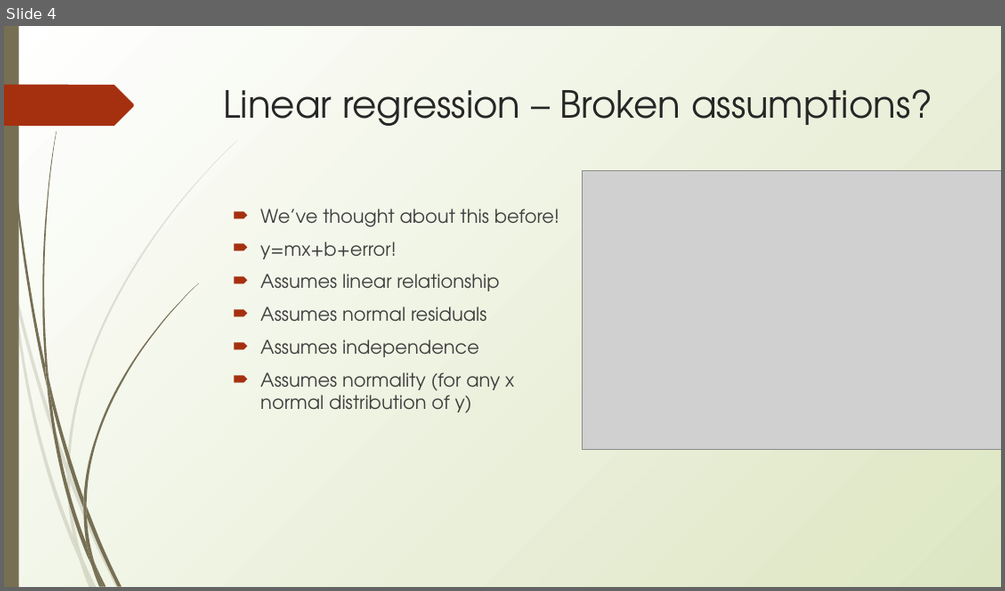
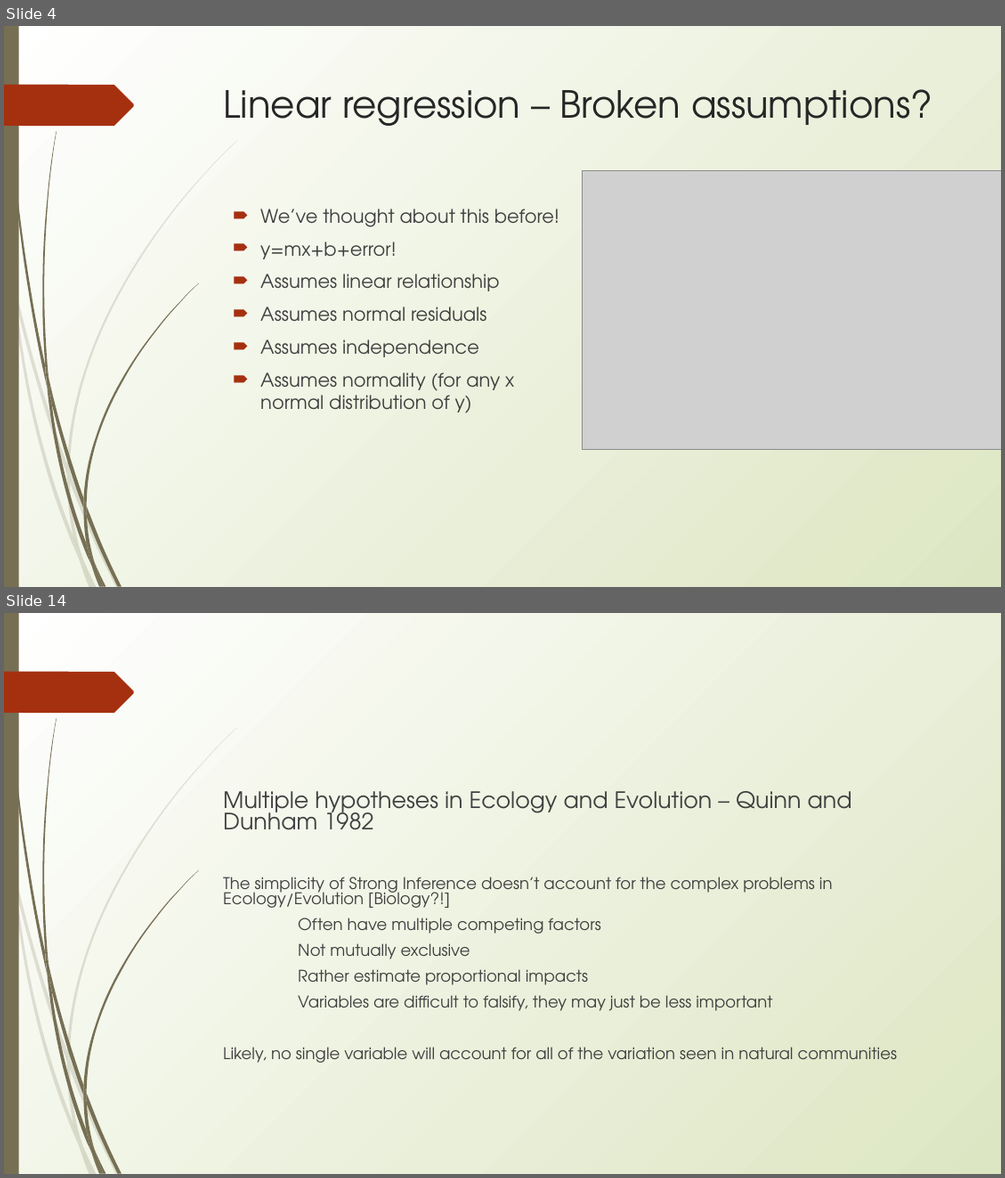
Before and after one commit to erynmcfarlane/GraduateStatsClass, a slide deck: Lecture4.pptx. Shown one above the other, each under a label of ours: slide 4 before the commit, slides 4 and 14 after it; the slides between them are not shown. The pictures are 1005x591 and 1005x1178 pixels, drawn with LibreOffice and Linux fonts; fonts in the diff are those of the drawing; grey boxes stand for pictures. Boxes give left, top, right and bottom in pixels: in the first picture for what was removed or moved away, otherwise in the second. Text is boxed around its words. In the diff, an @@ line names an element or a change of style, - is before the commit and + after.

```diff
--- a/Lecture4.pptx
+++ b/Lecture4.pptx
@@ slide 14 added at (4, 613, 1001, 1174), background gradient #FFFFFF to #DDE6C3; not listed: 24 template elements that a slide beside it also shows @@
@@ text added at (223, 791, 898, 1062), 15.5 pt, text #3F3F3F @@
+Multiple hypotheses in Ecology and Evolution – Quinn and Dunham 1982
+The simplicity of Strong Inference doesn’t account for the complex problems in Ecology/Evolution [Biology?!]
+Often have multiple competing factors
+Not mutually exclusive
+Rather estimate proportional impacts
+Variables are difficult to falsify, they may just be less important
+Likely, no single variable will account for all of the variation seen in natural communities
```
Also in this commit, not shown: 1 slide changed, 27 other slides added, 1 slide removed.
